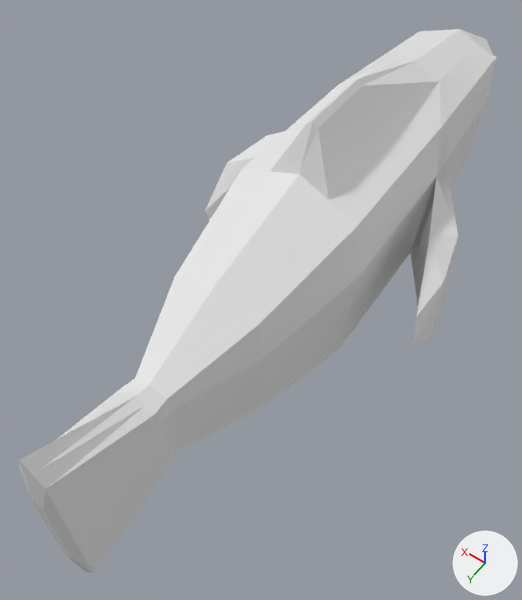
A saved change to the FBX model Assets/Models/FBXModels/Fish2.fbx.
The view is the same before and after, from a camera (50 mm lens) standing at (-1.76, 3.83, 4.07) and looking at (0.09, 1.24, 0.0). The lights are fixed; the arrows at lower right show +X, +Y and +Z. Where no turn or scale is listed for an object, it has been applied to the vertices. Vertices at the same position are counted once.
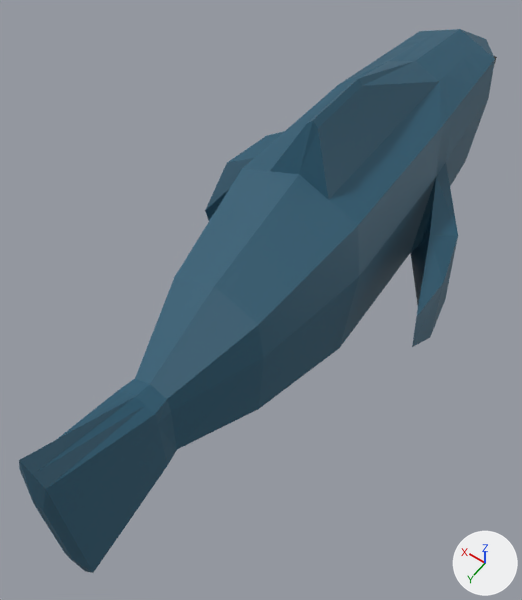
Boxes [x1, y1, x2, y2] around the edits, measured in the pictures (522 x 600 px):
'Cube', surface changed (white to blue): [19, 29, 497, 573] in both

Patch to the scene script:
```diff
--- a/Assets/Models/FBXModels/Fish2.fbx.py
+++ b/Assets/Models/FBXModels/Fish2.fbx.py
@@ img_imphenziapalette01_png @@
+img_imphenziapalette01_png = load_image('ImphenziaPalette01.png', '../../Materials/ImphenziaPalette01.png', 8, 8, 'sRGB')
@@ mat_material_001 @@
 mat_material_001 = principled_material('Material.001')
-mat_material_001.base_color = (0.8, 0.8, 0.8)  # white #e7e7e7
+mat_material_001.texture = img_imphenziapalette01_png
@@ me_cube_001 @@
 me_cube_001.from_pydata(...)  # 150 vertices, 281 faces; spans x -0.75..1.13, y -0.5..4.93, z -1.19..0.84
 # used by ob_cube; location = (-0.225, -1.607, 0.526)
+# me_cube_001 part 1: texture (UV) coordinates of 281 of 281 faces, centred in x -0.73..1.11, y -0.42..4.93, z -1.12..0.83, changed; they spanned u 0.22..0.85, v 0.17..0.71 and now span u 0.44..0.93, v 0.8..0.93
 me_cube_001.materials.append(mat_material_001)
```
